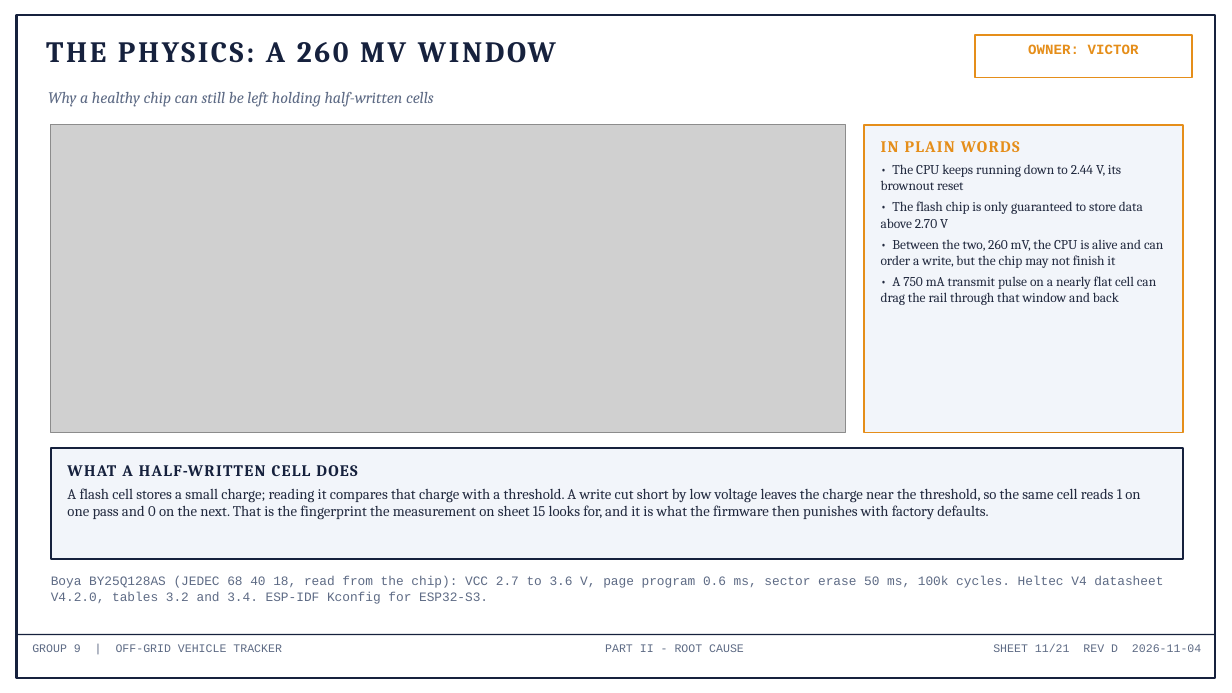
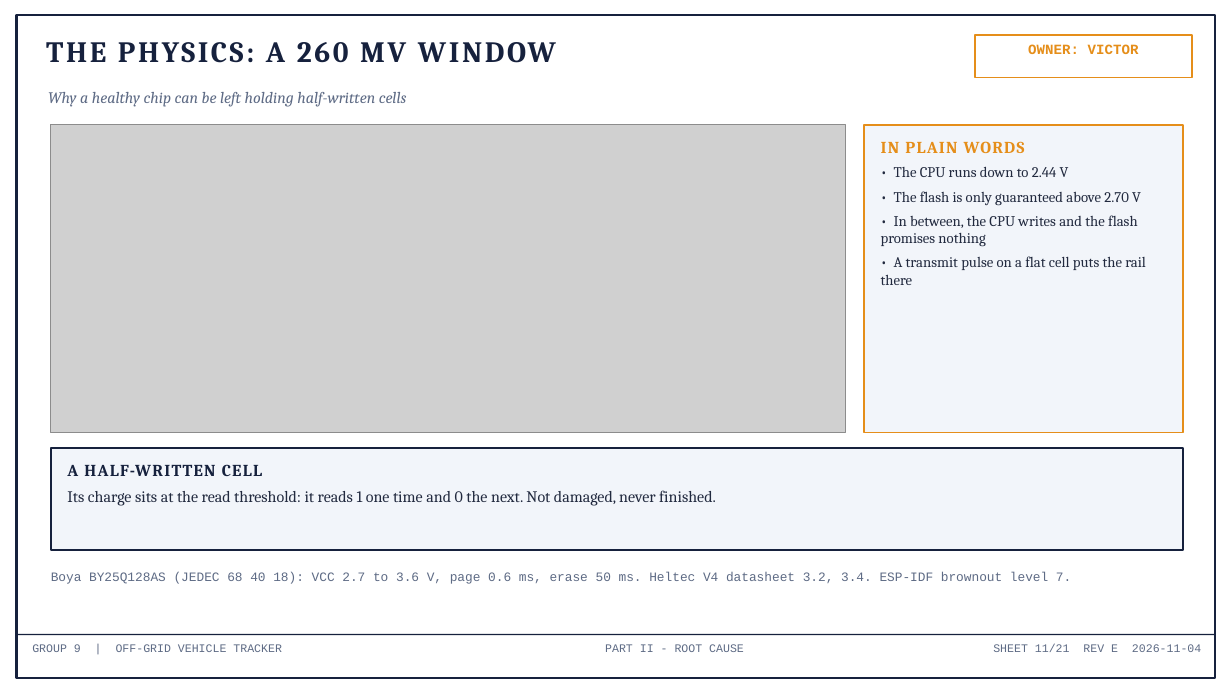
Before and after one commit to deosgracius/offgrid-vehicle-tracker, a slide deck: slide 11 of docs/presentations/Group9_Presentation.pptx. Drawn at 1232x693 pixels with LibreOffice and Linux fonts; fonts in the diff are those of the drawing; grey boxes stand for pictures. Boxes give left, top, right and bottom in pixels: in the first picture for what was removed or moved away, otherwise in the second. Text is boxed around its words. In the diff, an @@ line names an element or a change of style, - is before the commit and + after.

```diff
--- a/docs/presentations/Group9_Presentation.pptx
+++ b/docs/presentations/Group9_Presentation.pptx
@@ text at box(48, 92, 407, 107): text changed @@
-Why a healthy chip can still be left holding half-written cells
+Why a healthy chip can be left holding half-written cells
@@ text at box(881, 141, 1025, 153): size 12.5 to 13 pt in "IN PLAIN WORDS" @@
@@ text at box(881, 166, 1146, 285): text changed; size 10.5 to 11.5 pt @@
-• The CPU keeps running down to 2.44 V, its brownout reset
-• The flash chip is only guaranteed to store data above 2.70 V
-• Between the two, 260 mV, the CPU is alive and can order a write, but the chip may not finish it
-• A 750 mA transmit pulse on a nearly flat cell can drag the rail through that window and back
+• The CPU runs down to 2.44 V
+• The flash is only guaranteed above 2.70 V
+• In between, the CPU writes and the flash promises nothing
+• A transmit pulse on a flat cell puts the rail there
@@ rectangle: place and size @@
-rectangle at box(51, 448, 1183, 559)
+rectangle at box(51, 448, 1183, 550)
@@ text at box(67, 464, 716, 506): text changed; size 11.5 to 12.5 pt @@
-WHAT A HALF-WRITTEN CELL DOES
-A flash cell stores a small charge; reading it compares that charge with a threshold. A write cut short by low voltage leaves the charge near the threshold, so the same cell reads 1 on one pass and 0 on the next. That is the fingerprint the measurement on sheet 15 looks for, and it is what the firmware then punishes with factory defaults.
+A HALF-WRITTEN CELL
+Its charge sits at the read threshold: it reads 1 one time and 0 the next. Not damaged, never finished.
@@ text at box(51, 571, 1071, 584): text changed @@
-Boya BY25Q128AS (JEDEC 68 40 18, read from the chip): VCC 2.7 to 3.6 V, page program 0.6 ms, sector erase 50 ms, 100k cycles. Heltec V4 datasheet V4.2.0, tables 3.2 and 3.4. ESP-IDF Kconfig for ESP32-S3.
+Boya BY25Q128AS (JEDEC 68 40 18): VCC 2.7 to 3.6 V, page 0.6 ms, erase 50 ms. Heltec V4 datasheet 3.2, 3.4. ESP-IDF brownout level 7.
@@ text at box(993, 644, 1201, 652): text changed @@
-SHEET 11/21 REV D 2026-11-04
+SHEET 11/21 REV E 2026-11-04
```
Also in this commit, not shown: 20 other slides changed, 24 other files.
